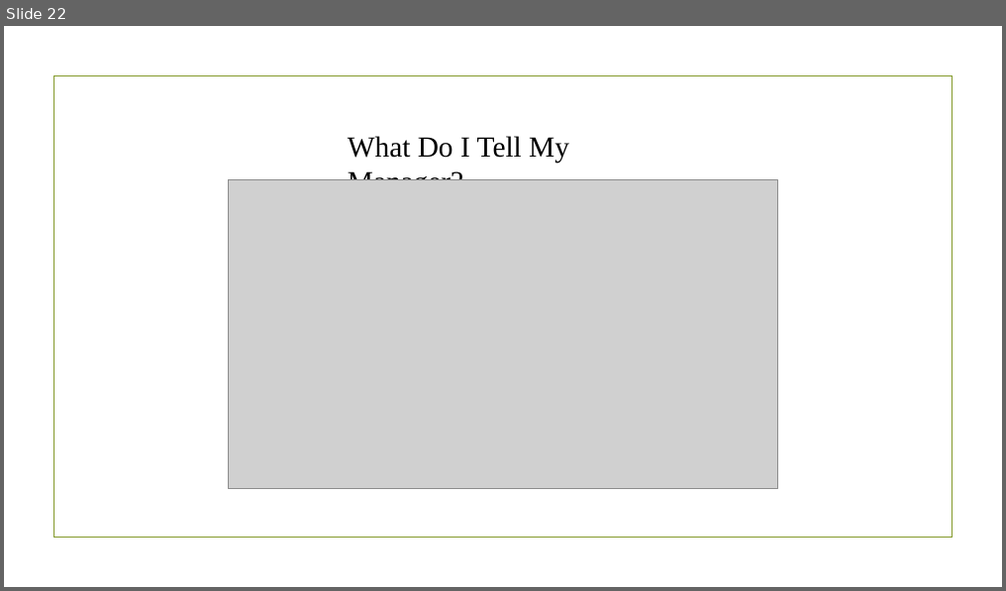
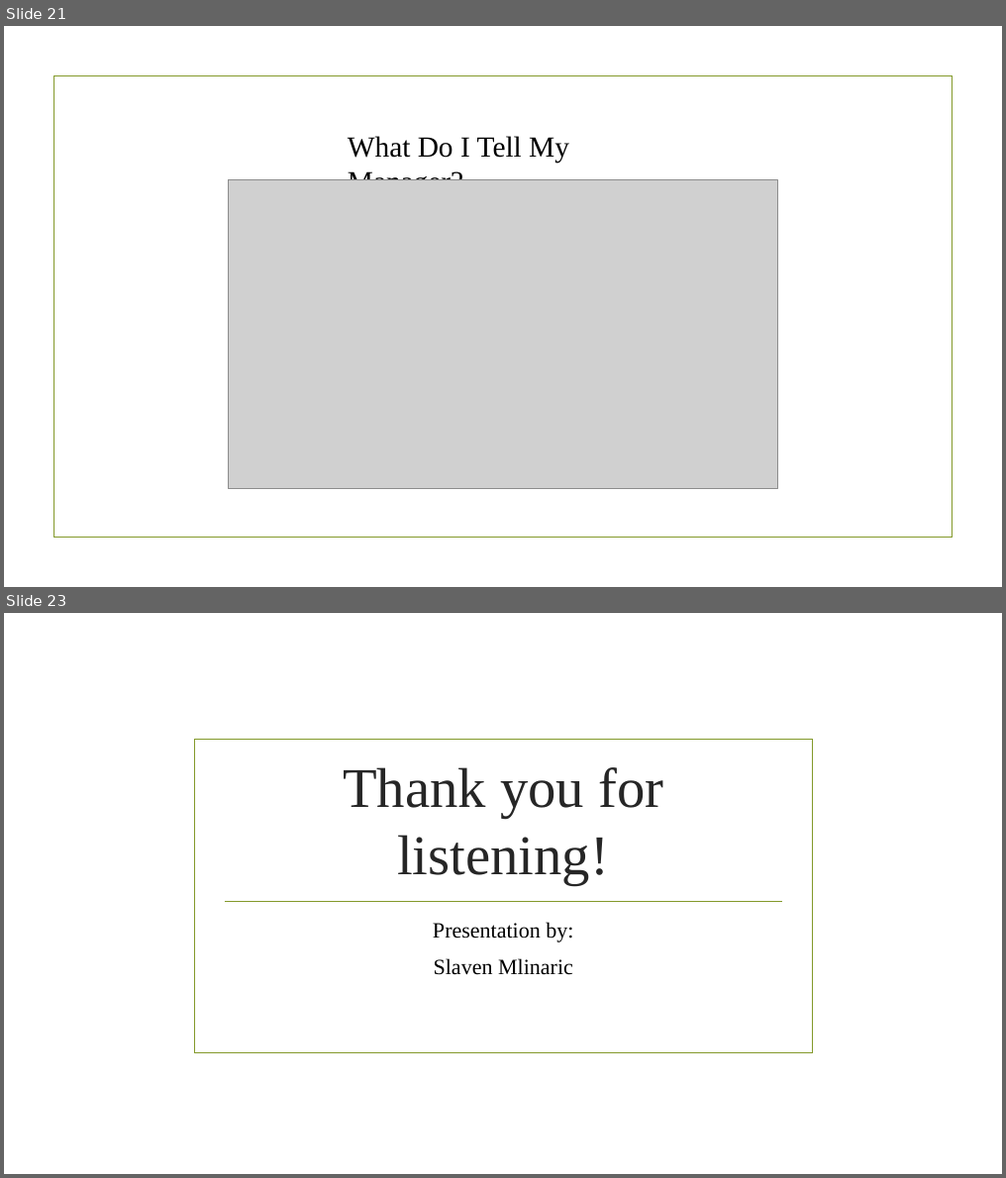
Before and after one commit to slaven2910/IU_DINGER, a slide deck: Informatik/Refactoring_Slaven_Mlinaric - v2 [Autosaved].pptx. Shown one above the other, each under a label of ours: slide 22 before the commit, slides 21 and 23 after it; the slides between them are not shown. The pictures are 1006x591 and 1006x1178 pixels, drawn with LibreOffice and Linux fonts; fonts in the diff are those of the drawing; grey boxes stand for pictures; background and template pictures are left out. Boxes give left, top, right and bottom in pixels: in the first picture for what was removed or moved away, otherwise in the second. Text is boxed around its words. In the diff, an @@ line names an element or a change of style, - is before the commit and + after.

```diff
--- a/Informatik/Refactoring_Slaven_Mlinaric - v2 [Autosaved].pptx
+++ b/Informatik/Refactoring_Slaven_Mlinaric - v2 [Autosaved].pptx
@@ slide 23 added at [4,613,1002,1174], background picture (left out) @@
@@ rectangle added at [195,740,813,1054], outline #83992A 1.25 pt @@
@@ title added at [343,767,663,885], 54 pt, text #262626 @@
+Thank you for listening!
@@ line added from (224, 901) to (782, 901), #83992A 1.25 pt @@
@@ subtitle added at [433,922,573,975], 21 pt, text #000000 @@
+Presentation by:
+Slaven Mlinaric
@@ what was slide 22 is now slide 21 @@
```
Also in this commit, not shown: 6 slides changed, 2 other slides added, 3 slides removed, 3 other files.
